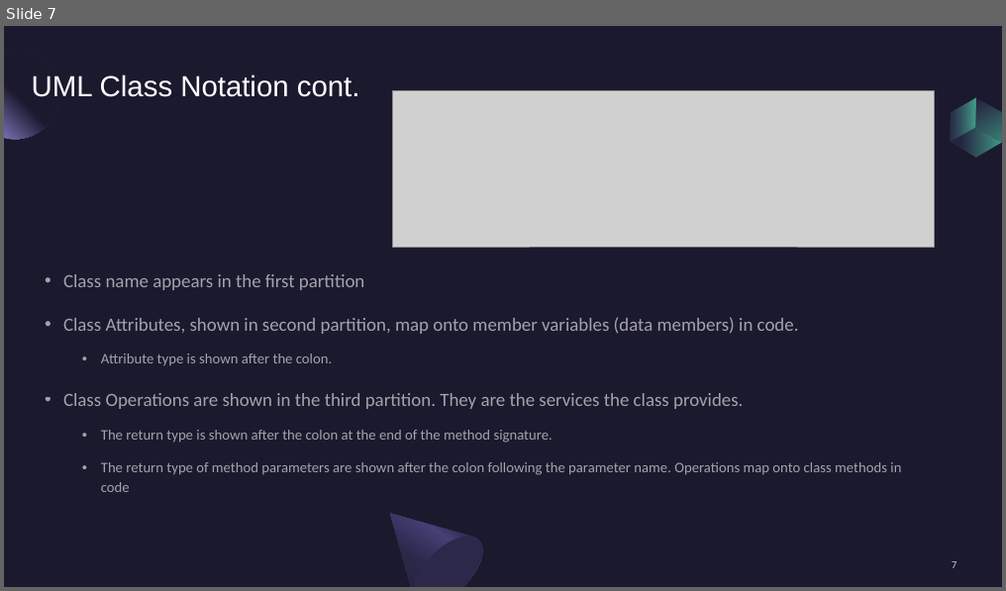
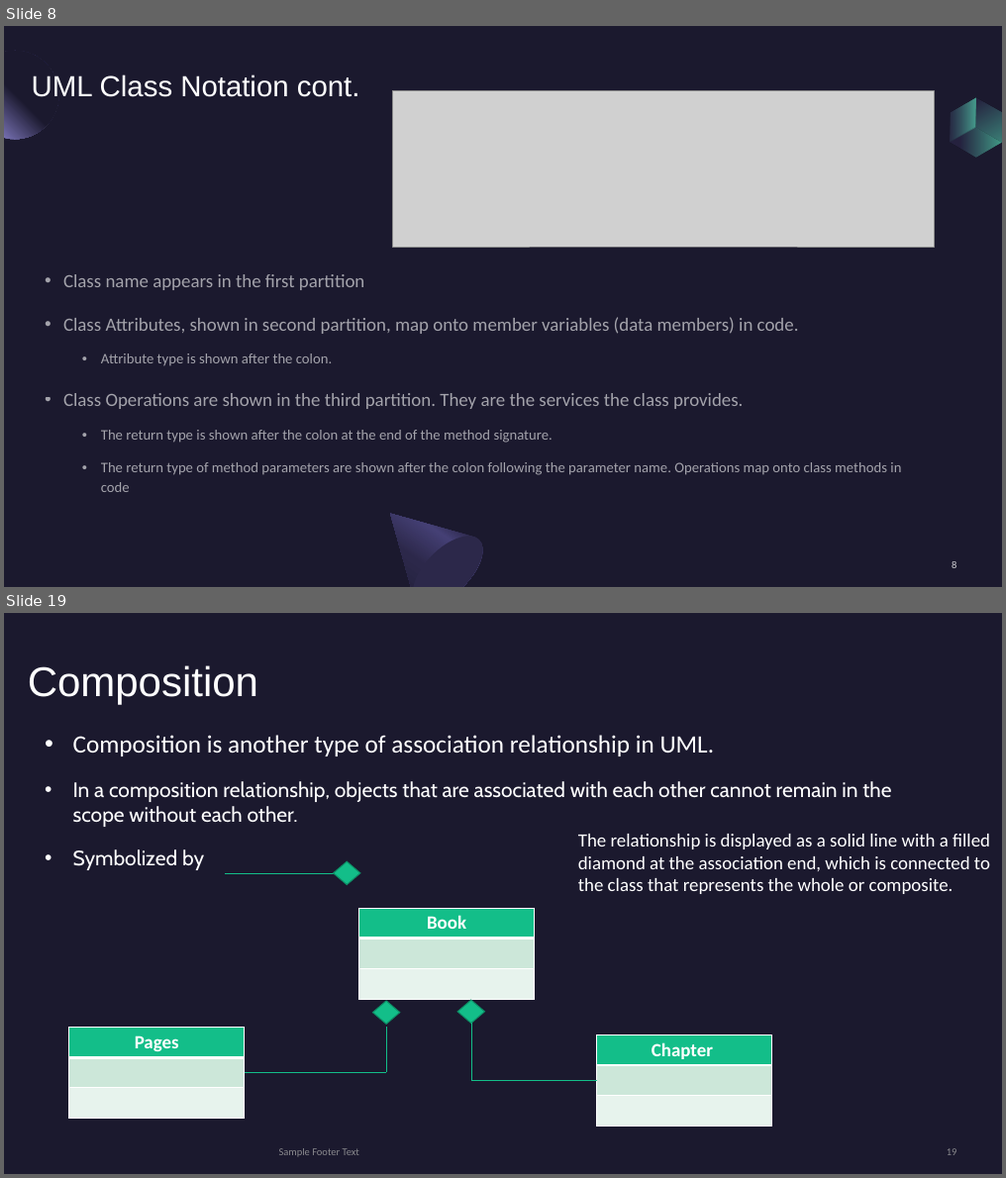
Before and after one commit to draidyn/ATMApplication, a slide deck: FinalPresentationClassDiagram.pptx. Shown one above the other, each under a label of ours: slide 7 before the commit, slides 8 and 19 after it; the slides between them are not shown. The pictures are 1006x591 and 1006x1178 pixels, drawn with LibreOffice and Linux fonts; fonts in the diff are those of the drawing; grey boxes stand for pictures; background and template pictures are left out. Boxes give left, top, right and bottom in pixels: in the first picture for what was removed or moved away, otherwise in the second. Text is boxed around its words. In the diff, an @@ line names an element or a change of style, - is before the commit and + after.

```diff
--- a/FinalPresentationClassDiagram.pptx
+++ b/FinalPresentationClassDiagram.pptx
@@ slide 19 added at (x1=4, y1=613, x2=1002, y2=1174), background picture (left out) @@
@@ title added at (x1=28, y1=665, x2=258, y2=705), 40 pt, text #FFFFFF @@
+Composition
@@ subtitle added at (x1=73, y1=735, x2=891, y2=870), 20 pt, text #FFFFFF @@
+• Composition is another type of association relationship in UML.
+• In a composition relationship, objects that are associated with each other cannot remain in the scope without each other.
+• Symbolized by
@@ text added at (x1=578, y1=834, x2=990, y2=894), 18 pt, text #FFFFFF @@
+The relationship is displayed as a solid line with a filled diamond at the association end, which is connected to the class that represents the whole or composite.
@@ line added from (225, 873) to (334, 873), #13BE89 0.5 pt @@
@@ diamond added at (x1=334, y1=861, x2=360, y2=884), fill #13BE89, outline #0E8D65 1 pt @@
@@ table added at (x1=359, y1=908, x2=535, y2=999), 3 rows, 1 columns @@
+Book
+
+
@@ table added at (x1=69, y1=1028, x2=245, y2=1118), 3 rows, 1 columns @@
+Pages
+
+
@@ diamond added at (x1=373, y1=1001, x2=400, y2=1024), fill #13BE89, outline #0E8D65 1 pt @@
@@ line added from (386, 1072) to (386, 1028), #13BE89 0.5 pt @@
@@ diamond added at (x1=457, y1=1000, x2=484, y2=1023), fill #13BE89, outline #0E8D65 1 pt @@
@@ elbow line added from (471, 1023) to (597, 1081), #13BE89 0.5 pt @@
@@ table added at (x1=597, y1=1035, x2=772, y2=1127), 3 rows, 1 columns @@
+Chapter
+
+
@@ line added from (245, 1072) to (386, 1072), #13BE89 0.5 pt @@
@@ text added at (x1=279, y1=1149, x2=359, y2=1157), 10 pt, text #A6A6A6 at 80% opacity @@
+Sample Footer Text
@@ page number added at (x1=946, y1=1149, x2=957, y2=1156), 10 pt, text #A6A6A6 at 80% opacity @@
+19
@@ what was slide 7 is now slide 8 @@
@@ page number at (x1=951, y1=562, x2=956, y2=569): text changed @@
-7
+8
```
Also in this commit, not shown: 17 slides changed, 6 other slides added, 1 slide removed.
